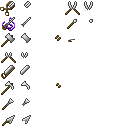
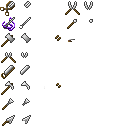
Before/after of a 128px x 128px layered artwork. What changed in the layer stack:
painted on "Layer" over [2, 24, 24, 30]
